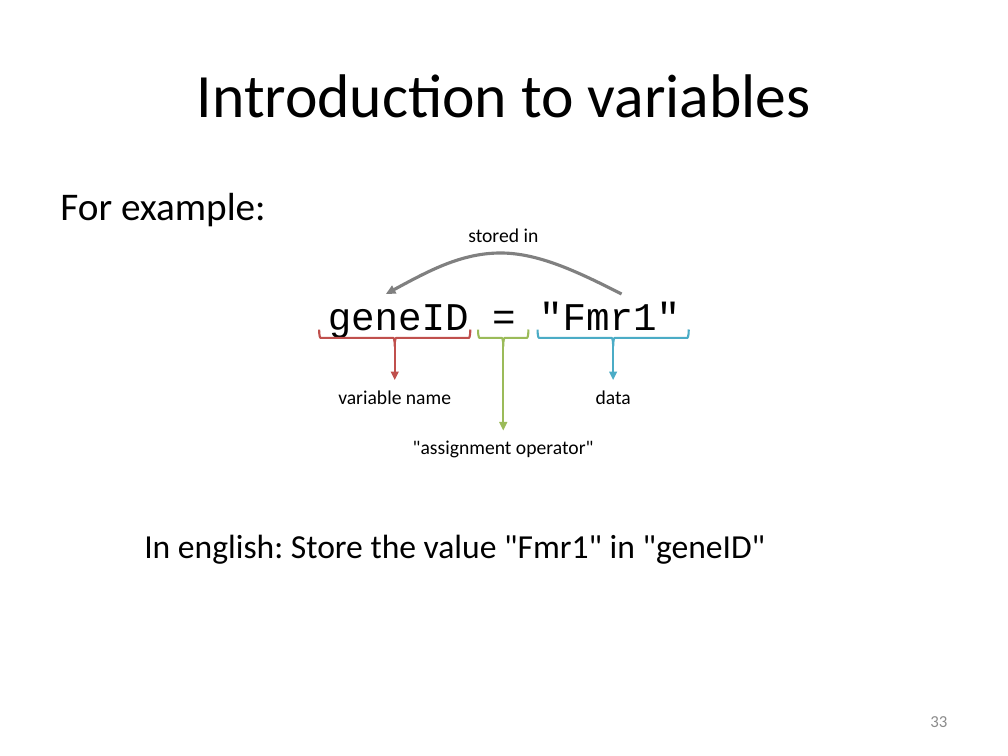
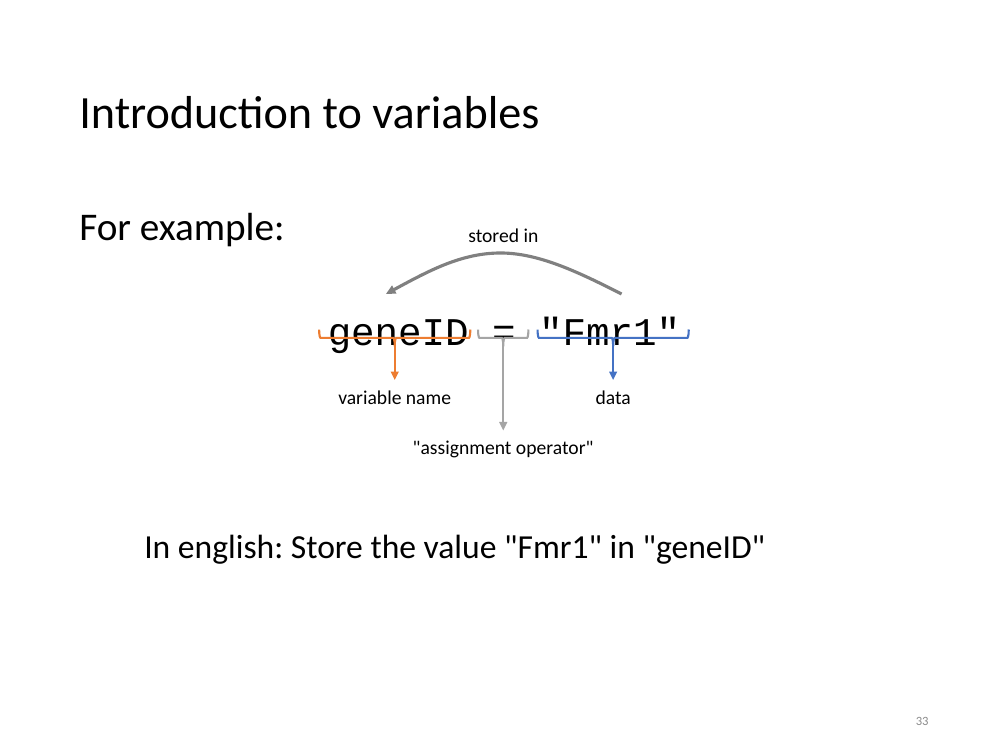
Before and after one commit to PennGCB/python_bootcamp, a slide deck: slide 33 of lab1/py27/lab1_introduction_to_python.pptx. Drawn at 1008x756 pixels with LibreOffice and Linux fonts; fonts in the diff are those of the drawing. Boxes give left, top, right and bottom in pixels: in the first picture for what was removed or moved away, otherwise in the second. Text is boxed around its words. In the diff, an @@ line names an element or a change of style, - is before the commit and + after.

```diff
--- a/lab1/py27/lab1_introduction_to_python.pptx
+++ b/lab1/py27/lab1_introduction_to_python.pptx
@@ title "Introduction to variables": place and size @@
-title "Introduction to variables" at bbox=[197, 74, 811, 118]
+title "Introduction to variables" at bbox=[79, 96, 539, 129]
@@ title "Introduction to variables" at bbox=[79, 96, 539, 129]: size 44 to 33 pt; alignment centre to left; line spacing 1 to 0.9 @@
@@ text "For example:": place and size @@
-text "For example:" at bbox=[60, 192, 680, 341]
+text "For example:" at bbox=[79, 212, 680, 356]
@@ text "For example:" at bbox=[79, 212, 680, 356]: line spacing 1 to 0.9; more space between paragraphs @@
@@ left brace at bbox=[319, 329, 470, 346]: outline #C0504D 1.5 pt to #ED7D31 1.5 pt @@
@@ left brace at bbox=[478, 329, 529, 346]: outline #9BBB59 1.5 pt to #A5A5A5 1.5 pt @@
@@ left brace at bbox=[538, 329, 689, 346]: outline #4BACC6 1.5 pt to #4472C4 1.5 pt @@
@@ arrow (395, 347) - (395, 380): stroke #C0504D 1.5 pt to #ED7D31 1.5 pt @@
@@ arrow (503, 347) - (503, 430): stroke #9BBB59 1.5 pt to #A5A5A5 1.5 pt @@
@@ arrow (613, 347) - (613, 380): stroke #4BACC6 1.5 pt to #4472C4 1.5 pt @@
@@ page number: place and size @@
-page number at bbox=[930, 716, 947, 727]
+page number at bbox=[916, 717, 929, 725]
@@ page number at bbox=[916, 717, 929, 725]: size 12 to 9 pt @@
```
Also in this commit, not shown: 64 other slides changed, 7 other files.
